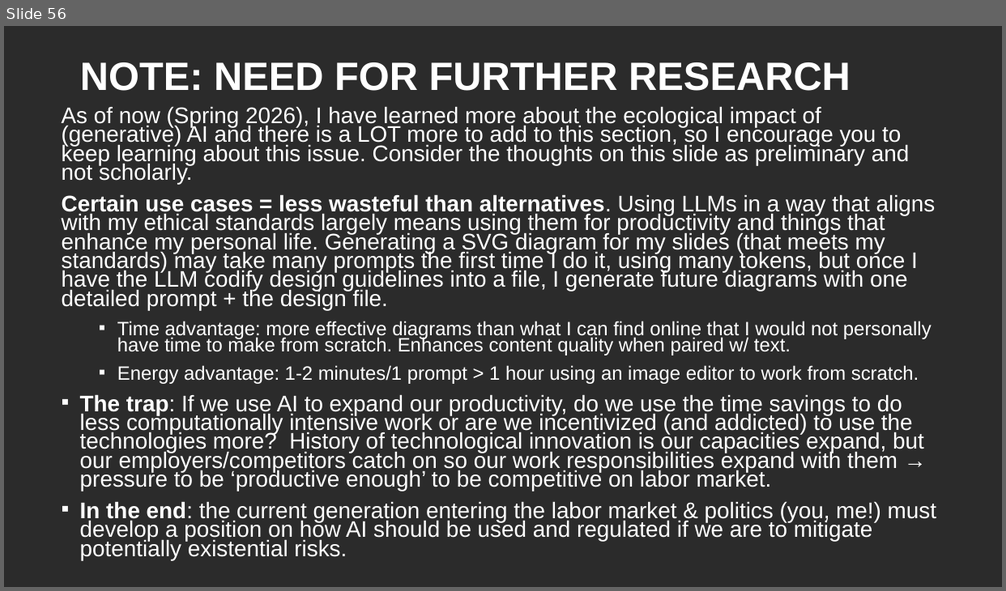
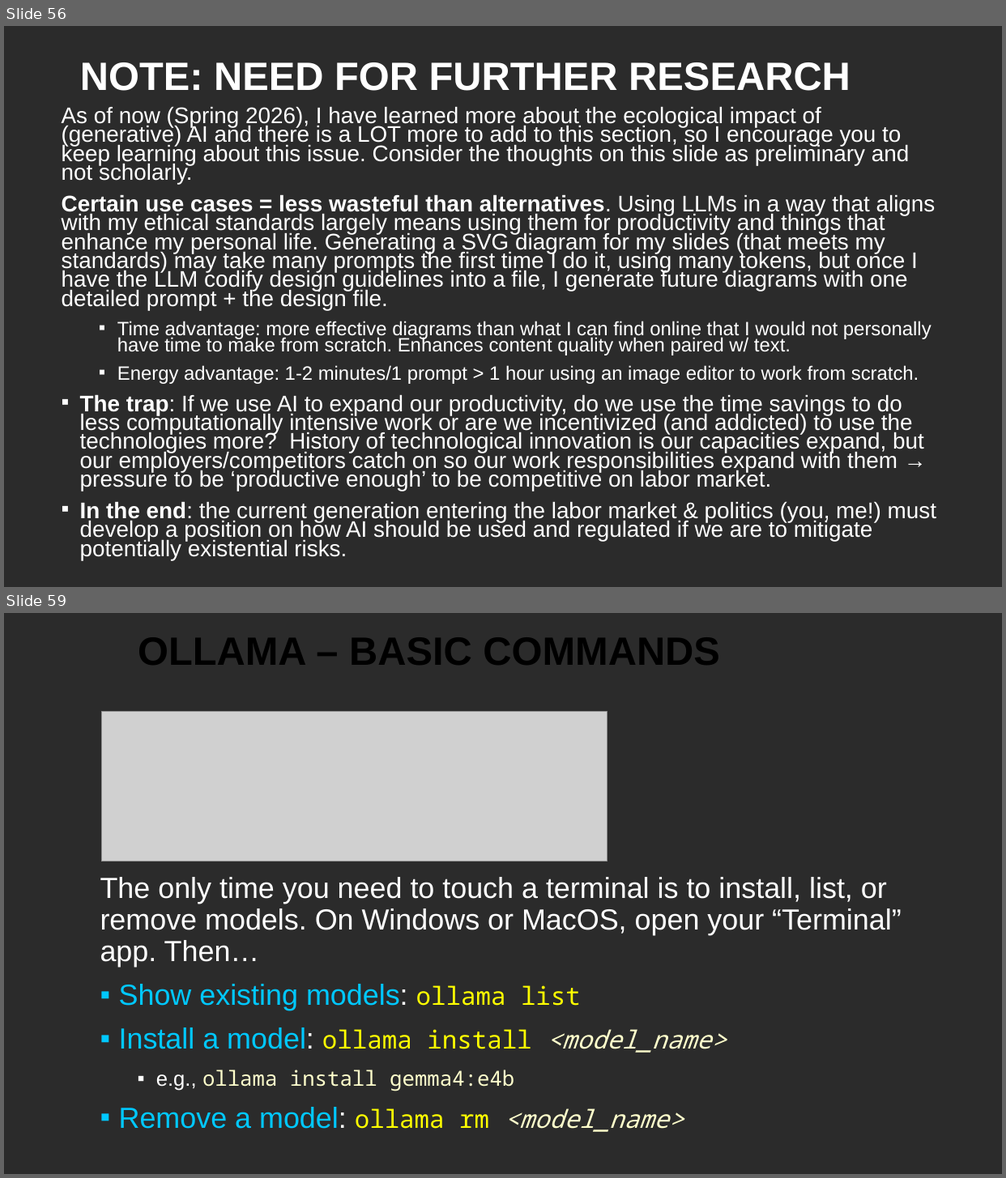
Before and after one commit to CSCI-1100/class_resources_public, a slide deck: downloads/ai_ml_slides.pptx. Shown one above the other, each under a label of ours: slide 56 before the commit, slides 56 and 59 after it; the slides between them are not shown. The pictures are 1006x591 and 1006x1178 pixels, drawn with LibreOffice and Linux fonts; fonts in the diff are those of the drawing; grey boxes stand for pictures; background and template pictures are left out; a plain dark background stands for a picture behind light text. Boxes give left, top, right and bottom in pixels: in the first picture for what was removed or moved away, otherwise in the second. Text is boxed around its words. In the diff, an @@ line names an element or a change of style, - is before the commit and + after.

Commit message:
Added ollama slides, more alt text, grammar fixes to slides

```diff
--- a/downloads/ai_ml_slides.pptx
+++ b/downloads/ai_ml_slides.pptx
@@ slide 59 added at (x1=4, y1=613, x2=1002, y2=1174), background picture (left out) @@
@@ title added at (x1=138, y1=637, x2=720, y2=665), 38 pt, text #000000, bold @@
+OLLAMA – BASIC COMMANDS
@@ picture added at (x1=101, y1=712, x2=607, y2=862) @@
@@ text added at (x1=100, y1=877, x2=901, y2=1132), 28 pt, text #FFFFFF @@
+The only time you need to touch a terminal is to install, list, or remove models. On Windows or MacOS, open your “Terminal” app. Then…
+▪ Show existing models: ollama list
+▪ Install a model: ollama install <model_name>
+  ▪ e.g., ollama install gemma4:e4b
+▪ Remove a model: ollama rm <model_name>
```
Also in this commit, not shown: 5 slides changed, 2 other slides added, 1 other file.
